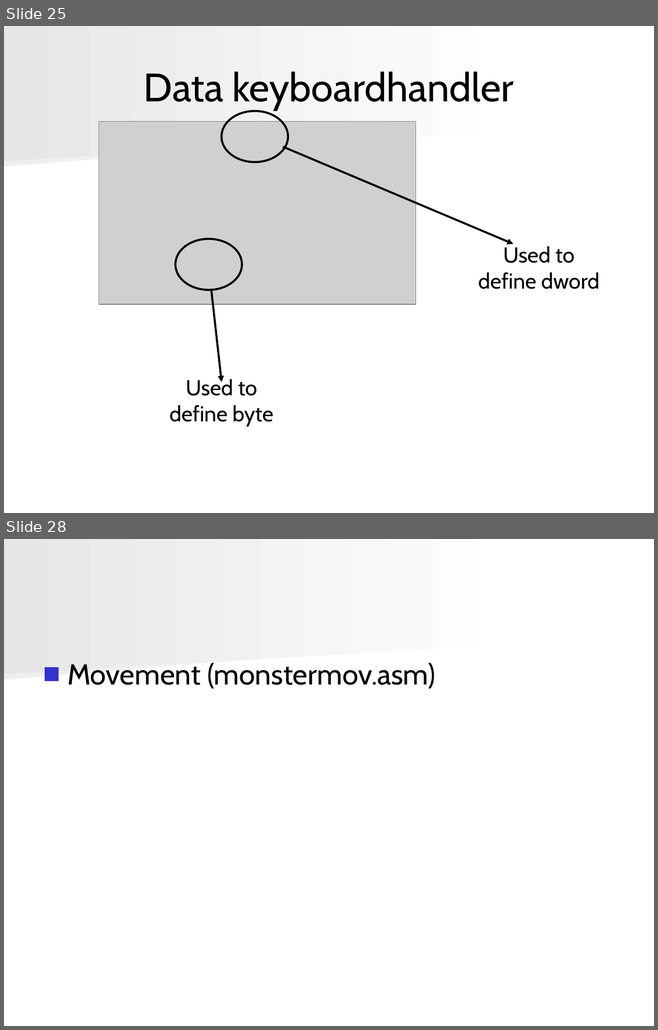
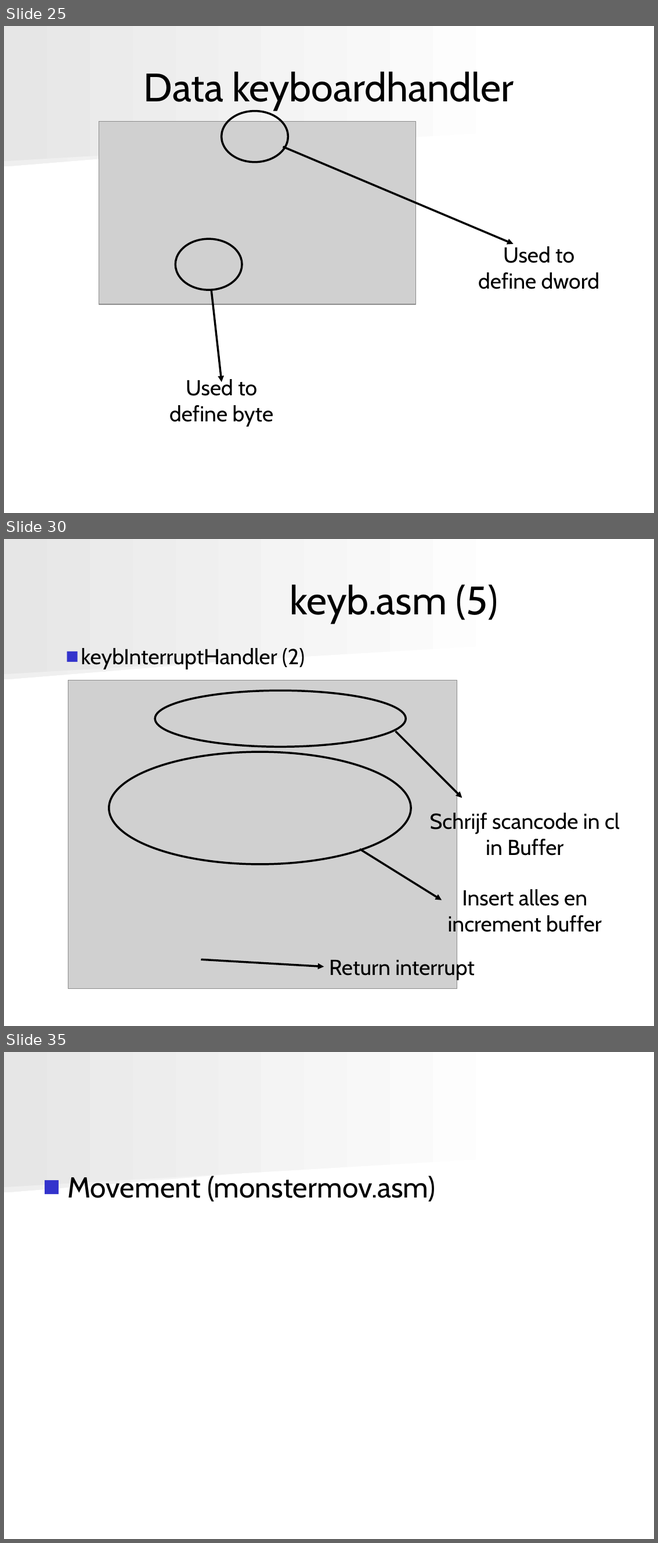
Before and after one commit to angryzor/space_invaders_8086, a slide deck: Presentatie.ppt. Shown one above the other, each under a label of ours: slides 25 and 28 before the commit, slides 25, 30 and 35 after it; the slides between them are not shown. The pictures are 658x1030 and 658x1543 pixels, drawn with LibreOffice and Linux fonts; fonts in the diff are those of the drawing; grey boxes stand for pictures. Boxes give left, top, right and bottom in pixels: in the first picture for what was removed or moved away, otherwise in the second. Text is boxed around its words. In the diff, an @@ line names an element or a change of style, - is before the commit and + after.

```diff
--- a/Presentatie.ppt
+++ b/Presentatie.ppt
@@ slide 30 added at box(4, 539, 654, 1026), background #FFFFFF; not listed: 2 template elements that a slide beside it also shows @@
@@ title added at box(289, 584, 498, 624), 44 pt, text #000000 @@
+keyb.asm (5)
@@ text added at box(81, 648, 304, 669), 24 pt, text #000000 @@
+■ keybInterruptHandler (2)
@@ picture added at box(68, 681, 456, 989) @@
@@ ellipse added at box(155, 690, 405, 747), outline #000000 2.24 pt @@
@@ arrow added from (395, 732) to (462, 798), #000000 2.24 pt @@
@@ ellipse added at box(108, 752, 411, 864), outline #000000 2.24 pt @@
@@ text added at box(430, 811, 619, 856), 24 pt, text #000000 @@
+Schrijf scancode in cl in Buffer
@@ arrow added from (360, 849) to (441, 900), #000000 2.24 pt @@
@@ text added at box(448, 889, 601, 937), 24 pt, text #000000 @@
+Insert alles en increment buffer
@@ arrow added from (201, 960) to (324, 967), #000000 2.24 pt @@
@@ text added at box(329, 957, 474, 980), 24 pt, text #000000 @@
+Return interrupt
@@ what was slide 28 is now slide 35 @@
```
Also in this commit, not shown: 7 other slides added, 1 slide removed.
